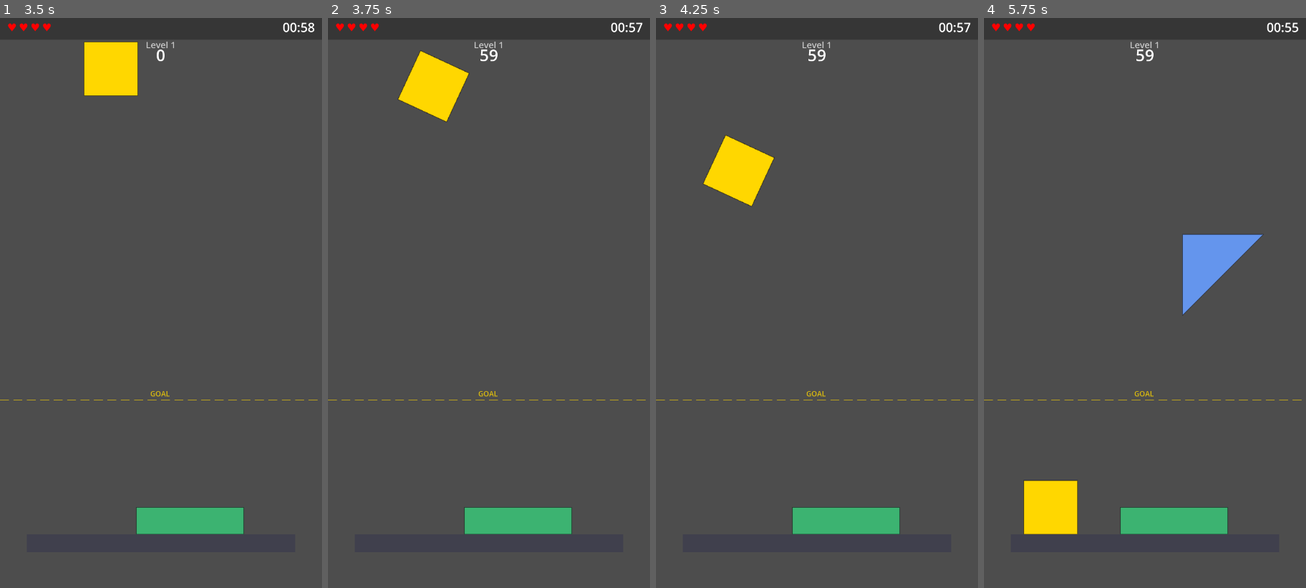
Above: before the commit, frames 1-4 (left to right).
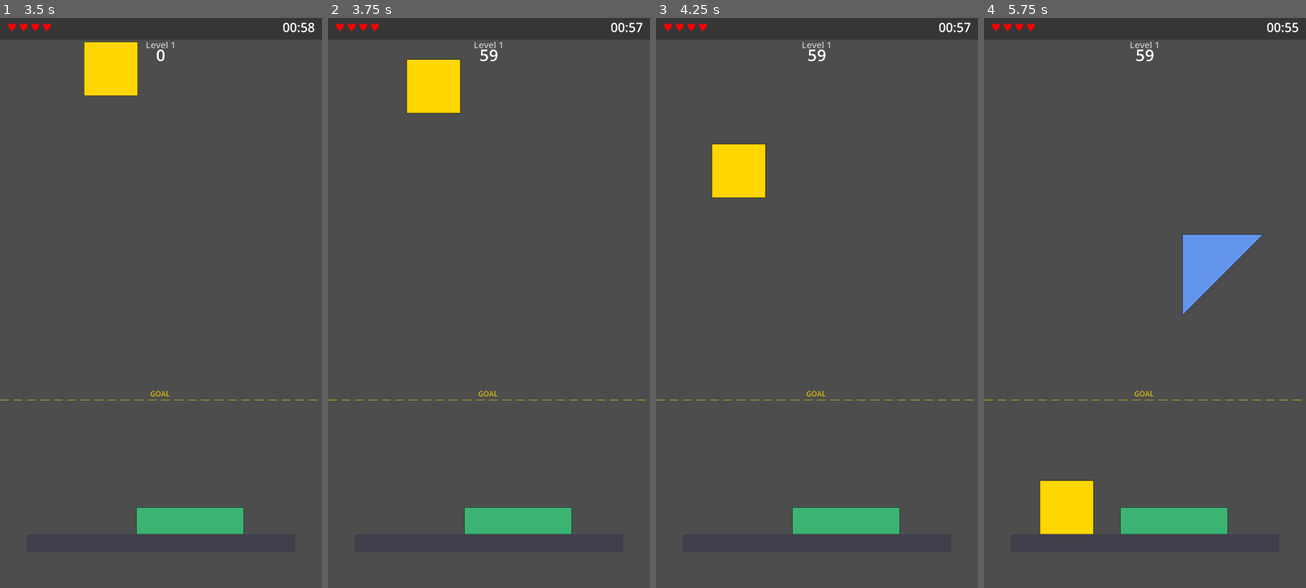
Above: after the commit, the same moments.

Repository: PartlyWhole/ToppleClone
Game: Godot game, scene res://main/main.tscn
Two runs of this game, one before a commit and one after it. Both use one fixed random seed, a clock stepped at 60 frames per second and the inputs below.
Inputs (mouse positions are in pixels of both pictures, inside the frame that each line leads up to):
- Up to frame 1 (3.5 s): click "▶ START" at 0.5 s; tap Enter at 1.25 s; drag from (170, 69) to (193, 177) at 1.27 s; drag from (96, 331) to (144, 417) at 2.02 s; move the mouse to (193, 177) at 2.77 s; tap Ctrl at 2.85 s; click (193, 177) at 2.92 s
- Up to frame 2 (3.75 s): drag from (437, 69) to (392, 217) at 3.52 s
- Up to frame 3 (4.25 s): no input
- Up to frame 4 (5.75 s): move the mouse to (1241, 388) at 4.27 s; tap Enter at 4.35 s; click (1241, 388) at 4.42 s; drag from (1048, 217) to (1096, 160) at 5.02 s

Frame 1 is identical in both runs. In frame 2, 0.5% of the frame differs, in the area x 21-44%, y 5-19%; in frame 3, 0.5%; in frame 4, 1.0%, in the area x 12-35%, y 81-91%.

Commit message:
feat: remove screen boundary walls, detect out-of-bounds blocks
Blocks can now fall off the sides and bottom freely. Any block that
goes 300px past the screen edges or below the platform is removed
and costs 1 HP. Removed side wall creation and X-axis drag clamping.

Co-Authored-By: Claude Opus 4.6 (1M context) <noreply@anthropic.com>

Diff:
--- a/features/blocks/scripts/draggable_block.gd
+++ b/features/blocks/scripts/draggable_block.gd
@@ -7,8 +7,6 @@
 
 const BASE_MASS: float = 5.0
 const REFERENCE_AREA: float = 3600.0
-const WORLD_MIN_X: float = 20.0
-const WORLD_MAX_X: float = 700.0
 const FREEZE_AFTER_FRAMES: int = 60
 const SETTLE_VELOCITY_SQ: float = 100.0
 const SETTLE_TIME: float = 0.3
@@ -94,9 +92,7 @@
 		)
 		return
 
-	var half: Vector2 = _bounding_size / 2.0
 	var target: Vector2 = get_global_mouse_position() + _drag_offset
-	target.x = clampf(target.x, WORLD_MIN_X + half.x, WORLD_MAX_X - half.x)
 
 	var desired: Vector2 = (target - global_position) / state.step
 	var desired_speed_sq: float = desired.length_squared()
--- a/features/gameplay/scripts/game_manager.gd
+++ b/features/gameplay/scripts/game_manager.gd
@@ -177,7 +177,7 @@
 		var block: DraggableBlock = child as DraggableBlock
 		if not is_instance_valid(block):
 			continue
-		if block.position.y > GameplayController.PLATFORM_SURFACE_Y + DROP_THRESHOLD_Y:
+		if _is_out_of_bounds(block):
 			blocks_to_remove.append(block)
 			continue
 		if not block.is_placed:
@@ -213,3 +213,13 @@
 			var block: DraggableBlock = child as DraggableBlock
 			block.freeze = true
 			block.input_pickable = false
+
+
+func _is_out_of_bounds(block: DraggableBlock) -> bool:
+	var margin: float = GameplayController.OUT_OF_BOUNDS_MARGIN
+	var pos: Vector2 = block.position
+	if pos.y > GameplayController.PLATFORM_SURFACE_Y + margin:
+		return true
+	if pos.x < -margin or pos.x > GameplayController.VIEWPORT_SIZE.x + margin:
+		return true
+	return false
--- a/features/gameplay/scripts/gameplay_controller.gd
+++ b/features/gameplay/scripts/gameplay_controller.gd
@@ -1,14 +1,12 @@
 class_name GameplayController
 extends Node2D
-## Sets up the play area: base platform, side walls, and finish line.
+## Sets up the play area: base platform and finish line.
 
-const WALL_THICKNESS: float = 20.0
 const VIEWPORT_SIZE: Vector2 = Vector2(720, 1280)
 const PLATFORM_SURFACE_Y: float = 1180.0
 const PLATFORM_WIDTH: float = 600.0
 const PLATFORM_HEIGHT: float = 40.0
-const WALL_TOP_Y: float = -5000.0
-const WALL_BOTTOM_Y: float = 2000.0
+const OUT_OF_BOUNDS_MARGIN: float = 300.0
 
 var _target_height: float = 300.0
 
@@ -18,7 +16,6 @@
 func _ready() -> void:
 	assert(_block_container != null, "BlockContainer node not found")
 	_create_platform()
-	_create_side_walls()
 	Events.level_changed.connect(_on_level_changed)
 	queue_redraw()
 
@@ -33,14 +30,22 @@
 
 
 func _create_platform() -> void:
-	_add_wall(
-		Vector2(VIEWPORT_SIZE.x / 2.0, PLATFORM_SURFACE_Y + PLATFORM_HEIGHT / 2.0),
-		Vector2(PLATFORM_WIDTH, PLATFORM_HEIGHT),
+	var body: StaticBody2D = StaticBody2D.new()
+	body.position = Vector2(
+		VIEWPORT_SIZE.x / 2.0,
+		PLATFORM_SURFACE_Y + PLATFORM_HEIGHT / 2.0,
 	)
-	_draw_platform_visual()
+	var mat: PhysicsMaterial = PhysicsMaterial.new()
+	mat.friction = 0.5
+	mat.rough = true
+	body.physics_material_override = mat
+	var shape: CollisionShape2D = CollisionShape2D.new()
+	var rect: RectangleShape2D = RectangleShape2D.new()
+	rect.size = Vector2(PLATFORM_WIDTH, PLATFORM_HEIGHT)
+	shape.shape = rect
+	body.add_child(shape)
+	add_child(body)
 
-
-func _draw_platform_visual() -> void:
 	var visual: ColorRect = ColorRect.new()
 	visual.color = Color(0.25, 0.25, 0.3, 1.0)
 	visual.size = Vector2(PLATFORM_WIDTH, PLATFORM_HEIGHT)
@@ -49,34 +54,6 @@
 		PLATFORM_SURFACE_Y,
 	)
 	add_child(visual)
-
-
-func _create_side_walls() -> void:
-	var wall_height: float = WALL_BOTTOM_Y - WALL_TOP_Y
-	var center_y: float = (WALL_TOP_Y + WALL_BOTTOM_Y) / 2.0
-	_add_wall(
-		Vector2(-WALL_THICKNESS / 2.0, center_y),
-		Vector2(WALL_THICKNESS, wall_height),
-	)
-	_add_wall(
-		Vector2(VIEWPORT_SIZE.x + WALL_THICKNESS / 2.0, center_y),
-		Vector2(WALL_THICKNESS, wall_height),
-	)
-
-
-func _add_wall(pos: Vector2, size: Vector2) -> void:
-	var body: StaticBody2D = StaticBody2D.new()
-	body.position = pos
-	var mat: PhysicsMaterial = PhysicsMaterial.new()
-	mat.friction = 0.5
-	mat.rough = true
-	body.physics_material_override = mat
-	var shape: CollisionShape2D = CollisionShape2D.new()
-	var rect: RectangleShape2D = RectangleShape2D.new()
-	rect.size = size
-	shape.shape = rect
-	body.add_child(shape)
-	add_child(body)
 
 
 func _draw_finish_line() -> void:
